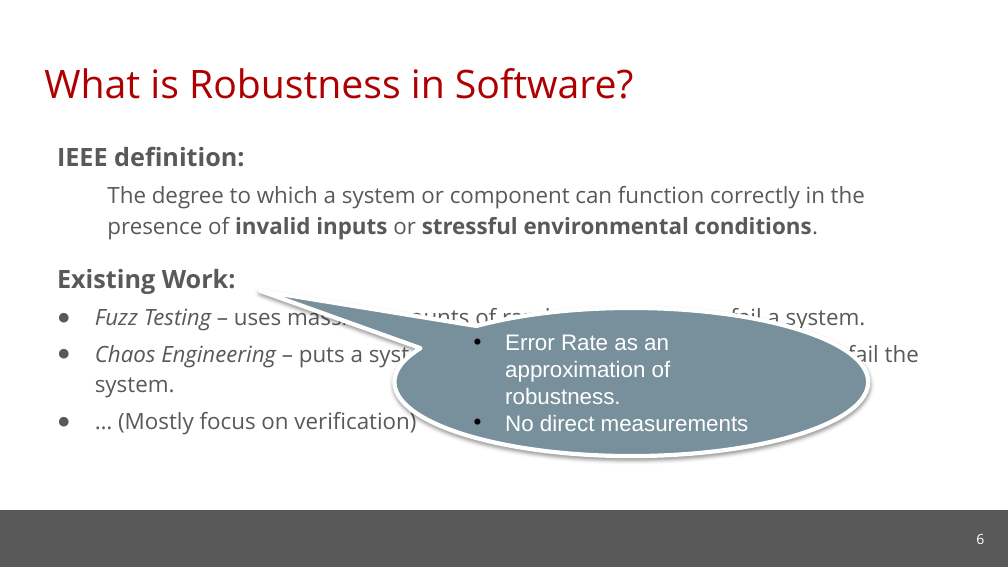
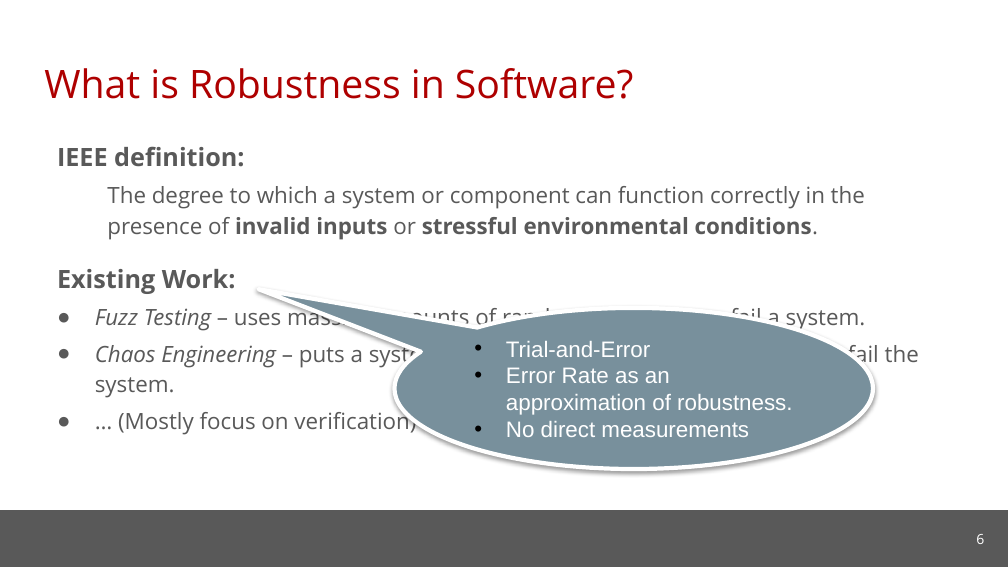
Before and after one commit to cmu-soda/Robustness, a slide deck: slide 6 of Robustness-SSSG.pptx. Drawn at 1008x567 pixels with LibreOffice and Linux fonts; fonts in the diff are those of the drawing; background and template pictures are left out. Boxes give left, top, right and bottom in pixels: in the first picture for what was removed or moved away, otherwise in the second. Text is boxed around its words. In the diff, an @@ line names an element or a change of style, - is before the commit and + after.

```diff
--- a/Robustness-SSSG.pptx
+++ b/Robustness-SSSG.pptx
@@ speech bubble "Trial-and-Error": place and size @@
-speech bubble "Trial-and-Error" at [394, 308, 868, 457]
+speech bubble "Trial-and-Error" at [394, 308, 873, 470]
@@ text in speech bubble at [506, 341, 650, 357]: paragraph added @@
+• Trial-and-Error
```
Also in this commit, not shown: 8 other slides changed, 4 slides added, 1 slide removed.
